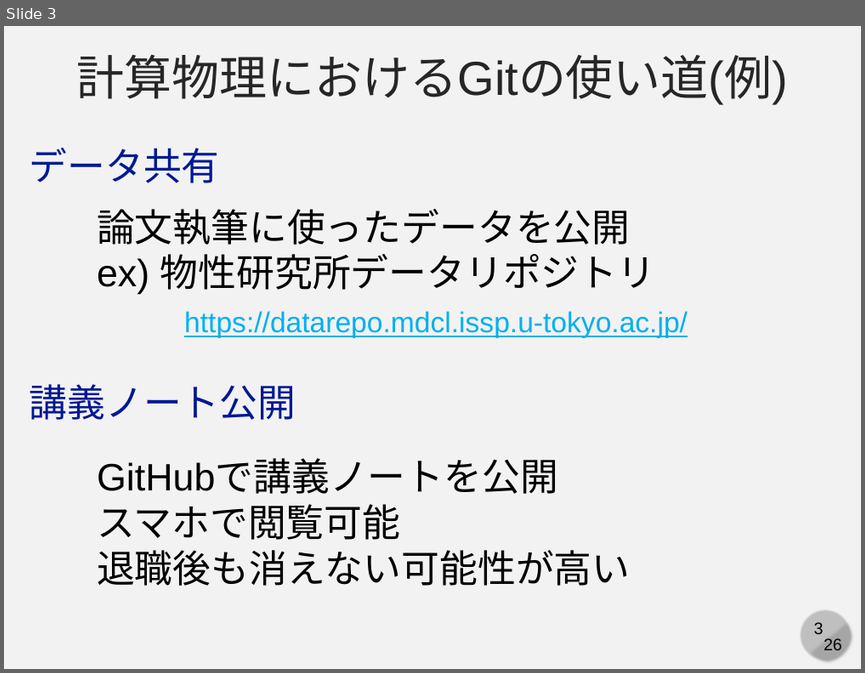
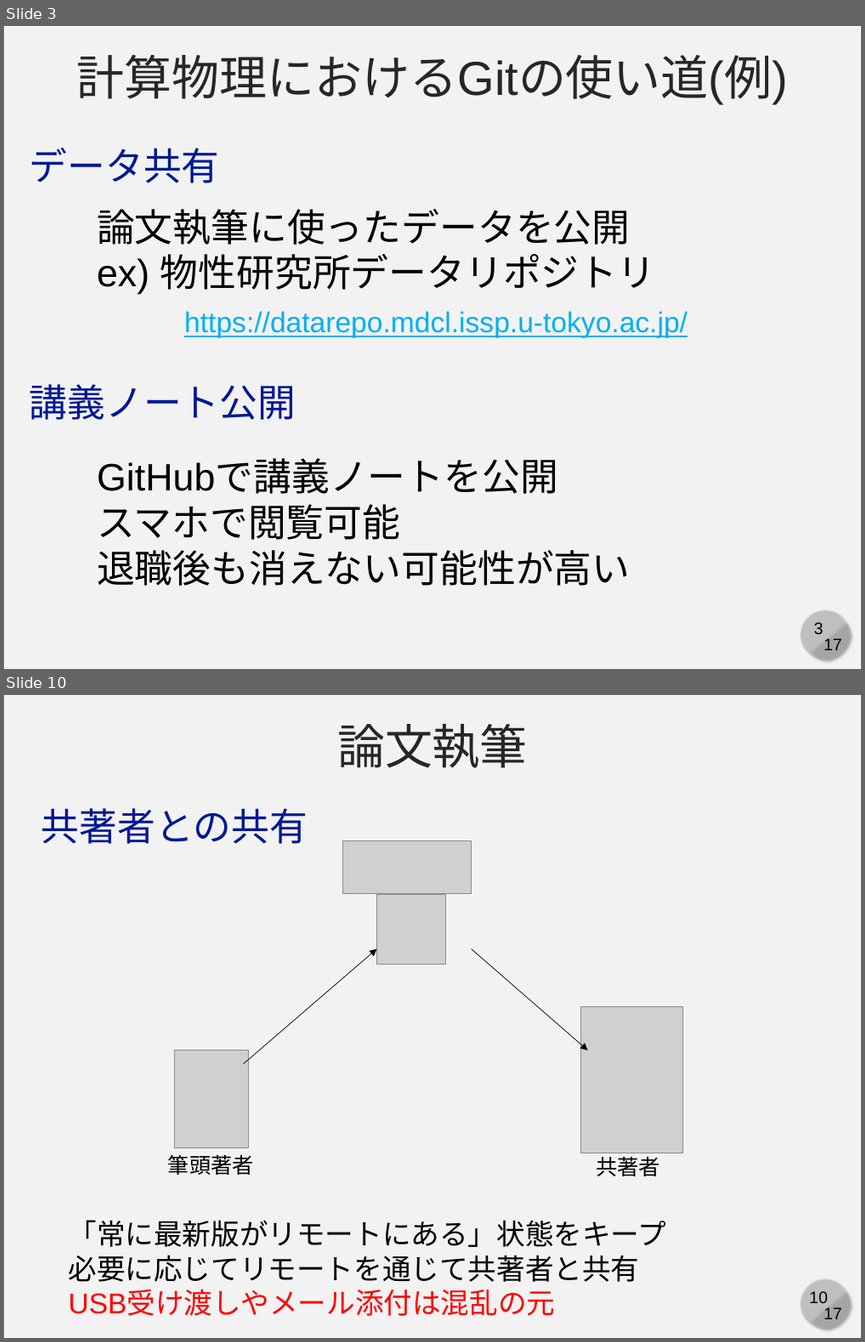
Before and after one commit to cpss2026-git/cpss2026-git.github.io, a slide deck: 01-lecture-git-basic/slides/01-c-compphys.pptx. Shown one above the other, each under a label of ours: slide 3 before the commit, slides 3 and 10 after it; the slides between them are not shown. The pictures are 865x673 and 865x1342 pixels, drawn with LibreOffice and Linux fonts; fonts in the diff are those of the drawing; grey boxes stand for pictures. Boxes give left, top, right and bottom in pixels: in the first picture for what was removed or moved away, otherwise in the second. Text is boxed around its words. In the diff, an @@ line names an element or a change of style, - is before the commit and + after.

```diff
--- a/01-lecture-git-basic/slides/01-c-compphys.pptx
+++ b/01-lecture-git-basic/slides/01-c-compphys.pptx
@@ slide 10 added at [4,695,861,1338], background #F2F2F2; not listed: 4 template elements that a slide beside it also shows @@
@@ text added at [337,724,528,768], 40 pt, text #262626 @@
+論文執筆
@@ text added at [41,808,307,844], 32 pt, text #011893 @@
+共著者との共有
@@ picture added at [343,840,472,893] @@
@@ picture added at [376,895,446,964] @@
@@ arrow added from (244, 1063) to (376, 948), #000000 0.5 pt @@
@@ arrow added from (471, 948) to (587, 1049), #000000 0.5 pt @@
@@ picture added at [580,1006,682,1152] @@
@@ picture added at [175,1049,248,1147] @@
@@ text added at [168,1154,254,1174], 18 pt, text #000000 @@
+筆頭著者
@@ text added at [596,1156,661,1176], 18 pt, text #000000 @@
+共著者
@@ text added at [69,1219,667,1315], 24 pt, text #000000 @@
+「常に最新版がリモートにある」状態をキープ
+必要に応じてリモートを通じて共著者と共有
+USB受け渡しやメール添付は混乱の元
@@ slide 3 changed as well @@
@@ text at [823,638,842,650]: text changed @@
-26
+17
```
Also in this commit, not shown: 4 other slides changed, 11 other slides added.
